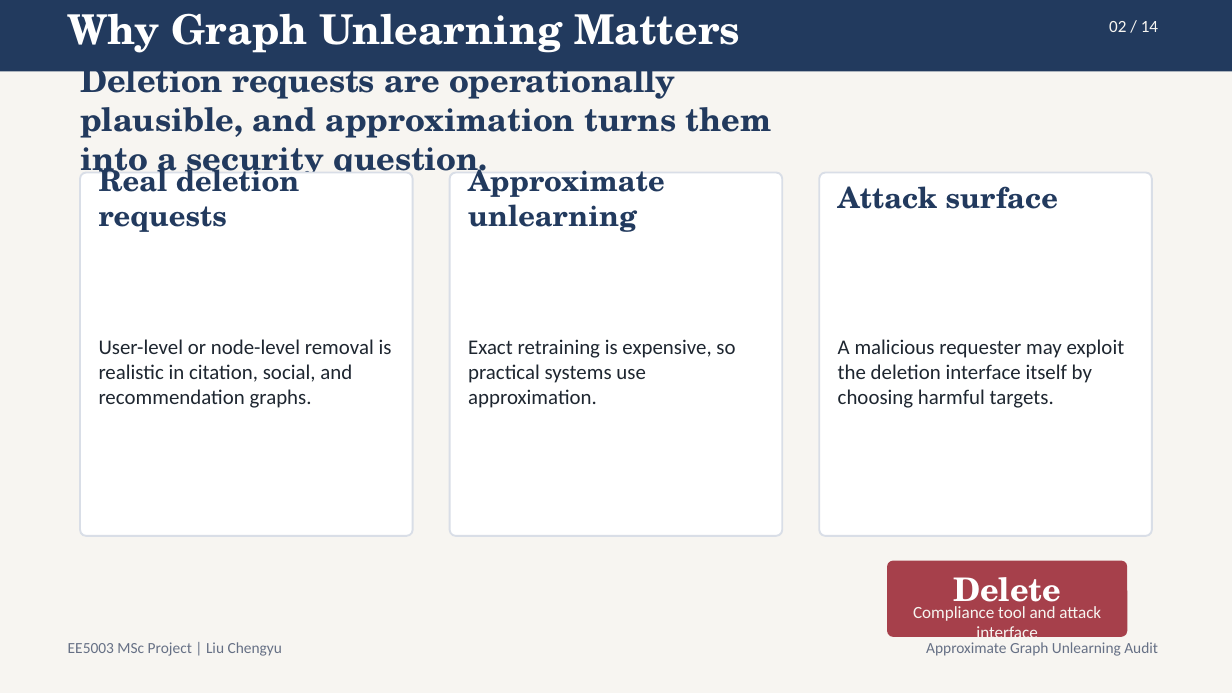
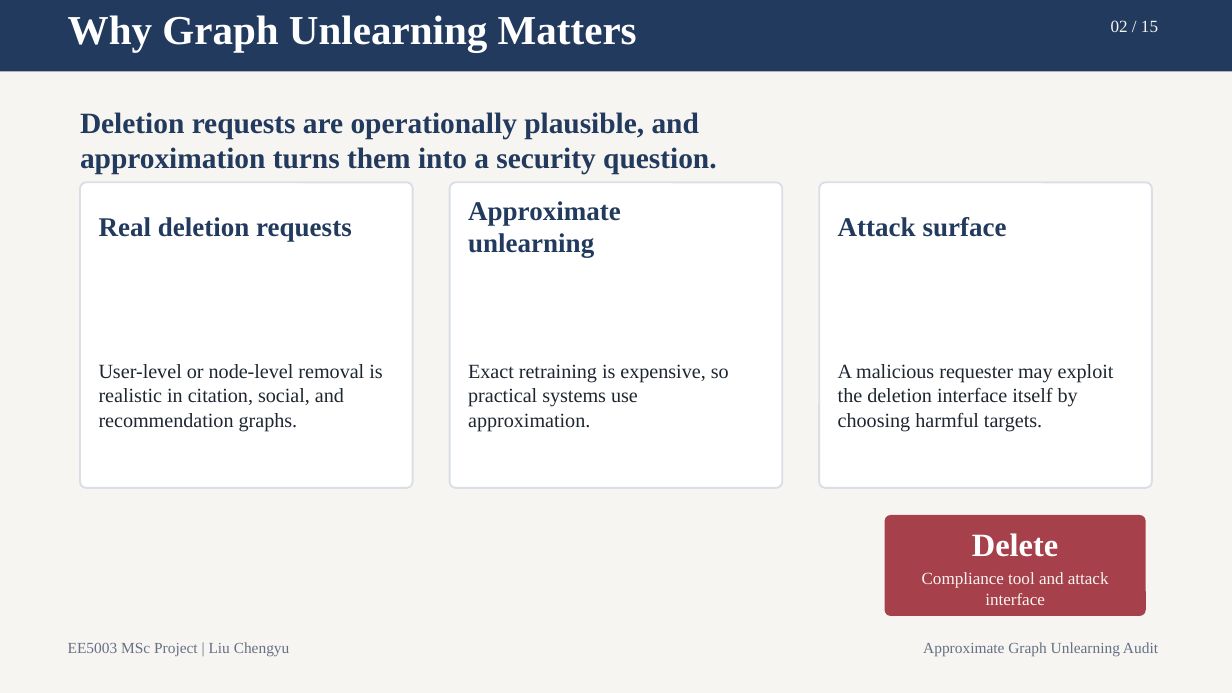
Before and after one commit to lelelelelelelelelelelelele/OpenGU, a slide deck: slide 2 of GULib-master/report/0417_5003report/ppt/out-test/final_15min_defense.pptx. Drawn at 1232x693 pixels with LibreOffice and Linux fonts; fonts in the diff are those of the drawing. Boxes give left, top, right and bottom in pixels: in the first picture for what was removed or moved away, otherwise in the second. Text is boxed around its words. In the diff, an @@ line names an element or a change of style, - is before the commit and + after.

Commit message:
feat: iterate defense deck content, styling and export

```diff
--- a/GULib-master/report/0417_5003report/ppt/out-test/final_15min_defense.pptx
+++ b/GULib-master/report/0417_5003report/ppt/out-test/final_15min_defense.pptx
@@ text "Why Graph Unlearning Matters" at [68, 15, 637, 52]: font TeX Gyre Schola to Times New Roman @@
@@ text at [1111, 20, 1158, 32]: text changed; font Calibri to Times New Roman @@
-02 / 14
+02 / 15
@@ text "Deletion requests are operationally plausible, ..." at [80, 112, 716, 174]: size 19 to 17.2 pt, font TeX Gyre Schola to Times New Roman @@
@@ rounded rectangle: place and size @@
-rounded rectangle at [80, 172, 413, 536]
+rounded rectangle at [80, 182, 413, 488]
@@ text "Real deletion requests": place and size @@
-text "Real deletion requests" at [99, 161, 300, 232]
+text "Real deletion requests" at [99, 217, 352, 241]
@@ text "Real deletion requests" at [99, 217, 352, 241]: size 17 to 15.8 pt, font TeX Gyre Schola to Times New Roman @@
@@ rounded rectangle: place and size @@
-rounded rectangle at [450, 172, 782, 536]
+rounded rectangle at [450, 182, 782, 488]
@@ text at [468, 201, 621, 257]: text changed; size 17 to 15.8 pt; font TeX Gyre Schola to Times New Roman @@
-Approximate unlearning
+Approximate
+unlearning
@@ rounded rectangle: place and size @@
-rounded rectangle at [819, 172, 1152, 536]
+rounded rectangle at [819, 182, 1152, 488]
@@ text "Attack surface" at [838, 217, 1007, 237]: size 17 to 15.8 pt, font TeX Gyre Schola to Times New Roman @@
@@ text "Attack surface": place and size @@
-text "Attack surface" at [838, 186, 1058, 209]
+text "Attack surface" at [838, 217, 1007, 237]
@@ text "User-level or node-level removal is ...": place and size @@
-text "User-level or node-level removal is ..." at [99, 339, 392, 408]
+text "User-level or node-level removal is ..." at [99, 364, 382, 431]
@@ text "Exact retraining is expensive, so ...": place and size @@
-text "Exact retraining is expensive, so ..." at [468, 339, 735, 408]
+text "Exact retraining is expensive, so ..." at [468, 364, 729, 431]
@@ size 12.2 to 11.8 pt, font Calibri to Times New Roman in 3 elements at [99, 364, 382, 431], [468, 364, 729, 431], [838, 364, 1114, 431] @@
@@ text "A malicious requester may exploit ...": place and size @@
-text "A malicious requester may exploit ..." at [838, 339, 1125, 408]
+text "A malicious requester may exploit ..." at [838, 364, 1114, 431]
@@ proportions changed in 4 elements at [80, 182, 413, 488], [450, 182, 782, 488], [819, 182, 1152, 488], [885, 515, 1146, 616] @@
@@ rounded rectangle: place and size @@
-rounded rectangle at [887, 561, 1127, 637]
+rounded rectangle at [885, 515, 1146, 616]
@@ text "Delete" at [972, 533, 1058, 557]: font TeX Gyre Schola to Times New Roman @@
@@ text "Delete": place and size @@
-text "Delete" at [953, 577, 1061, 613]
+text "Delete" at [972, 533, 1058, 557]
@@ font Calibri to Times New Roman in 3 elements at [68, 642, 290, 657], [923, 642, 1158, 657], [922, 572, 1109, 605] @@
@@ text "Compliance tool and attack interface": place and size @@
-text "Compliance tool and attack interface" at [913, 606, 1101, 643]
+text "Compliance tool and attack interface" at [922, 572, 1109, 605]
```
Also in this commit, not shown: 8 other slides changed, 6 slides added, 5 slides removed, 43 other files.
